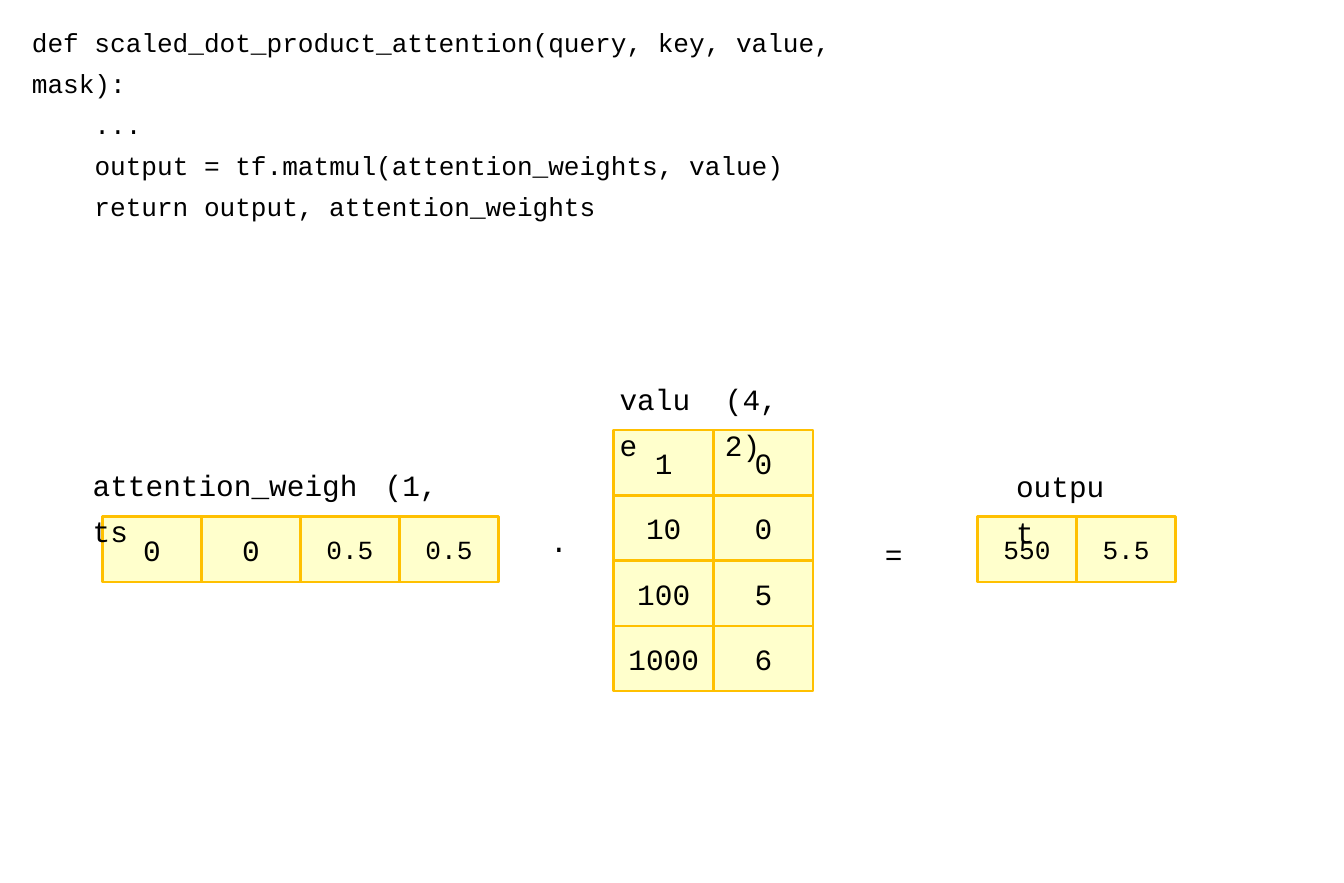
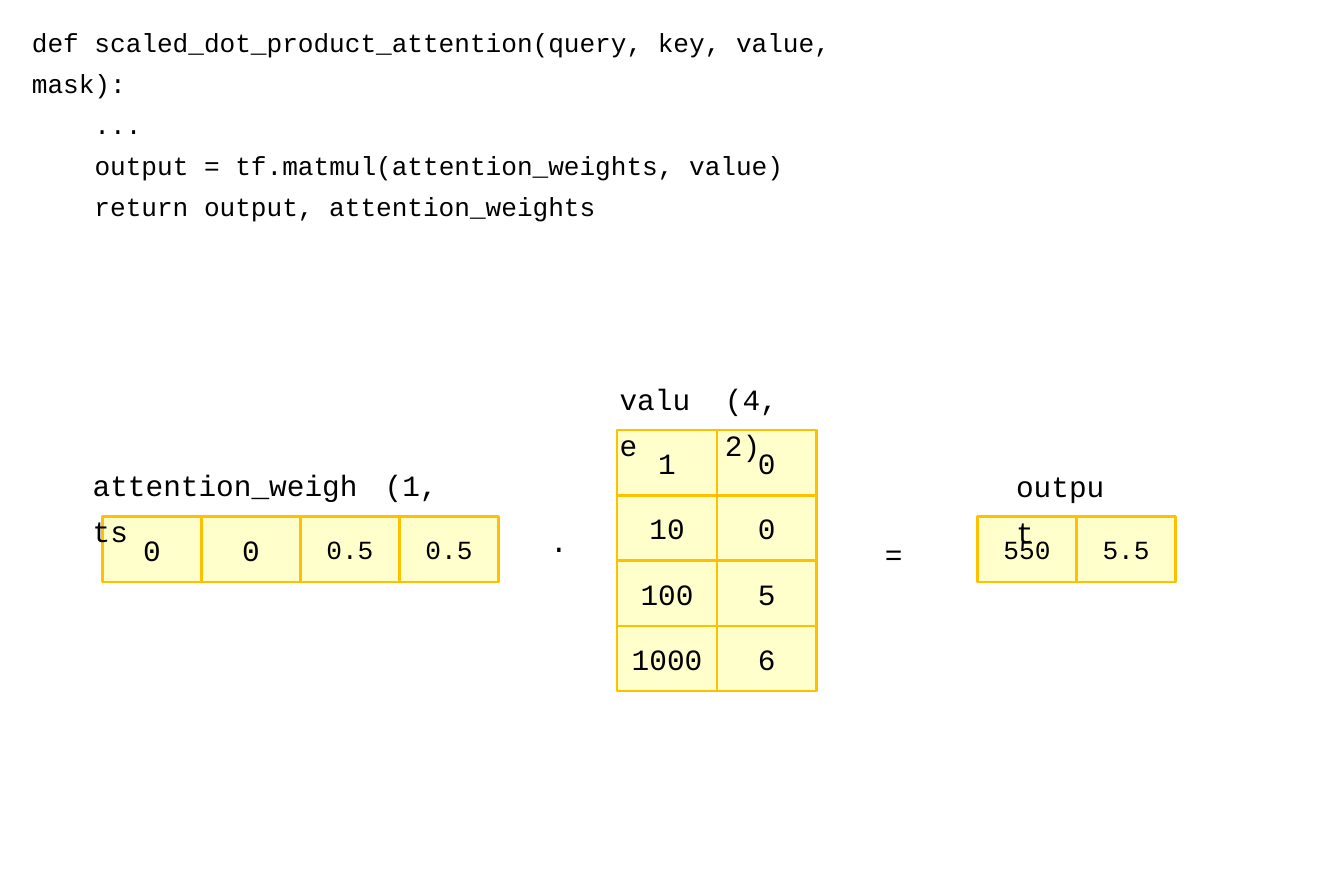
Before and after one commit to imguru-mooc/nlp_nighttime, a slide deck: slide 11 of nlp_4_source/트랜스포머분석_판서.pptx (slide 9 before the commit). Drawn at 1344x883 pixels with LibreOffice and Linux fonts; fonts in the diff are those of the drawing. Boxes give left, top, right and bottom in pixels: in the first picture for what was removed or moved away, otherwise in the second. Text is boxed around its words. In the diff, an @@ line names an element or a change of style, - is before the commit and + after.

```diff
--- a/nlp_4_source/트랜스포머분석_판서.pptx
+++ b/nlp_4_source/트랜스포머분석_판서.pptx
@@ 8 rectangles: place and size @@
-8 rectangles at (613, 430, 813, 691)
+8 rectangles at (617, 430, 817, 691)
```
Also in this commit, not shown: 5 other slides changed, 2 slides added, 1 other file.
